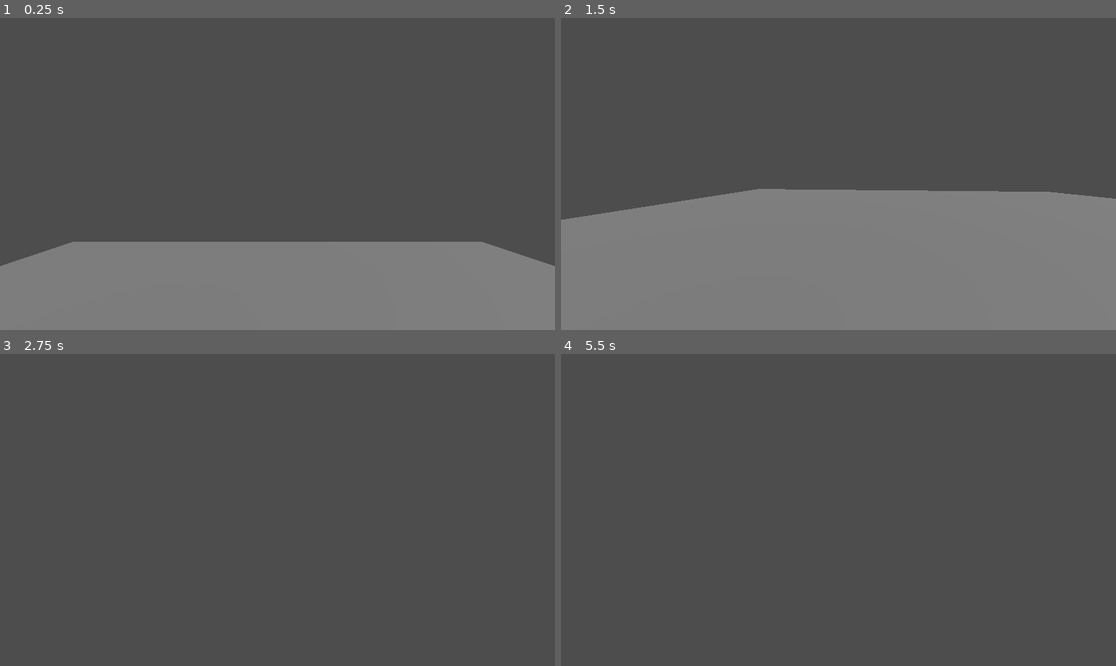
Above: before the commit, frames 1-4 (two rows, left to right).
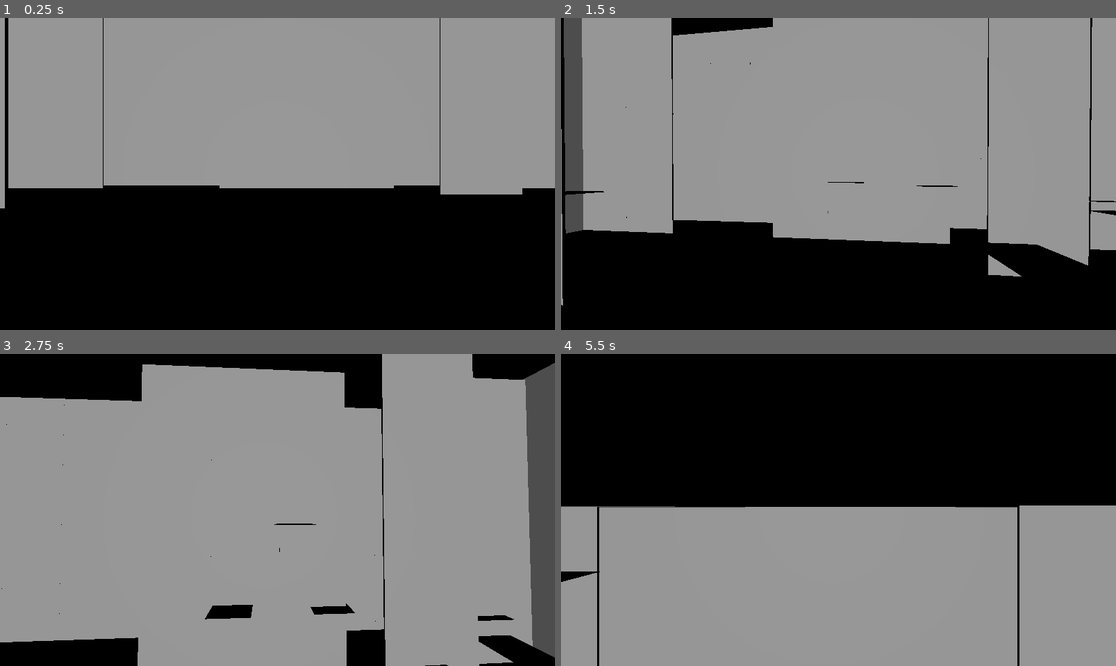
Above: after the commit, the same moments.

Repository: Isabeautiful/density-shift-game
Game: Godot game, scene res://Scenes/Tutorial/TestLevel.tscn
Two runs of this game, one before a commit and one after it. Both use one fixed random seed, a clock stepped at 60 frames per second and the inputs below.
Inputs (mouse positions are in pixels of both pictures, inside the frame that each line leads up to):
- Up to frame 1 (0.25 s): no input
- Up to frame 2 (1.5 s): move the mouse to (866, 174) at 0.52 s; hold D (move_right) 0.53-1.28 s; hold Shift (break_floor) 0.53-1.28 s; tap Space (jump) at 0.77 s; move the mouse to (810, 174) at 1.27 s; hold W (move_back) from 1.28 s (still down); tap S (move_foward) at 1.35 s
- Up to frame 3 (2.75 s): tap Space (jump) at 1.52 s; move the mouse to (288, 503) at 2.02 s; release W (move_back) at 2.03 s; hold D (move_right) from 2.03 s (still down); hold 2 (toggle_heavy) from 2.03 s (still down)
- Up to frame 4 (5.5 s): move the mouse to (832, 516) at 2.77 s; release 2 (toggle_heavy) at 2.78 s; tap 1 (toggle_light) at 2.85 s; tap Space (jump) at 3.02, 3.77, 4.52 s; move the mouse to (877, 513) at 3.52 s; release D (move_right) at 3.53 s; hold Shift (break_floor) 3.53-4.28 s; hold A (move_left) 3.53-5.03 s; move the mouse to (794, 506) at 4.27 s; tap S (move_foward) at 4.35 s; move the mouse to (844, 510) at 5.02 s; hold W (move_back) from 5.03 s (still down); hold 2 (toggle_heavy) from 5.03 s (still down)

The runs differ from the first frame. In frame 1, 100% of the frame differs, in the area x 0-100%, y 0-100%; in frame 2, 91%; in frame 3, 96%; in frame 4, 100%.

Commit message:
cria primeiro andar do labirinto

Diff:
--- a/Scenes/Floor/floor.gd
+++ b/Scenes/Floor/floor.gd
@@ -1,23 +1,18 @@
 extends StaticBody3D
+
 @onready var collision_shape_3d: CollisionShape3D = $CollisionShape3D
 @onready var mesh_instance_3d: MeshInstance3D = $MeshInstance3D
-enum FloorType {rigid_floor,fragile_floor}
 
-@export var Floor_type : FloorType
-
+enum FloorType {rigid_floor, fragile_floor}
+@export var Floor_type : FloorType = FloorType.rigid_floor
 
 func _ready() -> void:
-	var type=""
+	var type = ""
 	if Floor_type == FloorType.rigid_floor:
-		type="rigid_floor"
+		type = "rigid_floor"
 	else:
-		type="fragile_floor"
+		type = "fragile_floor"
 
 	self.add_to_group(type)
 	collision_shape_3d.add_to_group(type)
 	mesh_instance_3d.add_to_group(type)
-
-
-# Called every frame. 'delta' is the elapsed time since the previous frame.
-func _process(delta: float) -> void:
-	pass
--- a/Scenes/Player/Player.gd
+++ b/Scenes/Player/Player.gd
@@ -38,6 +38,11 @@
 	state_machine.process_physics(delta)
 	move_and_slide()
 
+	# Verificar se caiu do mapa
+	if global_position.y < -10:
+		respawn()
+
+
 func _input(event):
 	# Delega o processamento de input para a máquina de estados
 	state_machine.process_input(event)
@@ -52,3 +57,9 @@
 
 func set_mass(new_mass: float) -> void:
 	current_mass = new_mass
+
+func respawn():
+	# Reposicionar o jogador no início, mas não muito alto para não bater no teto
+	global_position = Vector3(0, 2, 0)  # Mais baixo que antes
+	velocity = Vector3.ZERO
+	print("Player respawned!")
--- /dev/null
+++ b/Scenes/TowerFloor/TowerFloor.gd
@@ -0,0 +1,121 @@
+extends Node3D
+
+@export var floor_size: float = 100
+@export var maze_cell_size: float = 10
+@export var wall_height: float = 45
+@export var ceiling_height: float = 45
+@export var complexity: float = 0.3
+@export var fragile_floor_chance: float = 0.2
+
+@onready var wall_scene = preload("res://Scenes/TowerFloor/Wall.tscn")
+@onready var fragile_floor_scene = preload("res://Scenes/Floor/floor.tscn")
+
+func _ready():
+	generate_tower_floor()
+	add_external_walls()
+	generate_maze()
+	generate_floating_floors()
+
+func generate_tower_floor():
+	$MainFloor.transform.origin = Vector3(0, 0, 0)
+	$Ceiling.transform.origin = Vector3(0, ceiling_height, 0)
+
+func add_external_walls():
+	var half_size = floor_size / 2.0
+
+	# Norte
+	create_wall(Vector3(0, wall_height/2, -half_size), Vector3(floor_size, wall_height, 0.5))
+	# Sul
+	create_wall(Vector3(0, wall_height/2, half_size), Vector3(floor_size, wall_height, 0.5))
+	# Leste
+	create_wall(Vector3(-half_size, wall_height/2, 0), Vector3(0.5, wall_height, floor_size))
+	# Oeste
+	create_wall(Vector3(half_size, wall_height/2, 0), Vector3(0.5, wall_height, floor_size))
+
+func generate_maze():
+	var cells_x = int(floor_size / maze_cell_size)
+	var cells_z = int(floor_size / maze_cell_size)
+
+	var maze = []
+	for x in range(cells_x):
+		maze.append([])
+		for z in range(cells_z):
+			var is_wall = x == 0 or x == cells_x-1 or z == 0 or z == cells_z-1 or randf() < complexity
+			maze[x].append(1 if is_wall else 0)
+
+	create_main_paths(maze)
+
+	for x in range(cells_x):
+		for z in range(cells_z):
+			if maze[x][z] == 1:
+				var pos_x = (x * maze_cell_size) - (floor_size / 2) + (maze_cell_size / 2)
+				var pos_z = (z * maze_cell_size) - (floor_size / 2) + (maze_cell_size / 2)
+				create_wall(Vector3(pos_x, wall_height/2, pos_z), Vector3(maze_cell_size, wall_height, 0.2))
+
+func create_main_paths(maze):
+	var cells_x = maze.size()
+	var cells_z = maze[0].size()
+
+	var middle_z = int(cells_z / 2)
+	for x in range(2, cells_x - 2):
+		maze[x][middle_z] = 0
+		if x % 6 == 0 and middle_z > 2 and middle_z < cells_z - 3:
+			for offset in range(-2, 3):
+				maze[x][middle_z + offset] = 0
+
+	var middle_x = int(cells_x / 2)
+	for z in range(2, cells_z - 2):
+		maze[middle_x][z] = 0
+		if z % 8 == 0 and middle_x > 2 and middle_x < cells_x - 3:
+			for offset in range(-2, 3):
+				maze[middle_x + offset][z] = 0
+
+	maze[2][2] = 0
+	maze[cells_x - 3][cells_z - 3] = 0
+
+func create_wall(position: Vector3, size: Vector3):
+	var wall = wall_scene.instantiate()
+	wall.transform.origin = position
+
+	var collision_shape = wall.get_node("CollisionShape3D")
+	var mesh_instance = wall.get_node("MeshInstance3D")
+
+	if collision_shape and collision_shape.shape is BoxShape3D:
+		collision_shape.shape.size = size
+
+	if mesh_instance and mesh_instance.mesh is BoxMesh:
+		mesh_instance.mesh.size = size
+
+	$MazeWalls.add_child(wall)
+
+func generate_floating_floors():
+	var num_floors = int((floor_size * floor_size) / 400)
+
+	for i in range(num_floors):
+		var pos_x = randf_range(-floor_size/2 + 5, floor_size/2 - 5)
+		var pos_z = randf_range(-floor_size/2 + 5, floor_size/2 - 5)
+		var height = randf_range(1, wall_height - 5)
+
+		var floor_instance = fragile_floor_scene.instantiate()
+		floor_instance.transform.origin = Vector3(pos_x, height, pos_z)
+
+		var mesh_instance = floor_instance.get_node("MeshInstance3D")
+		var collision_shape = floor_instance.get_node("CollisionShape3D")
+
+		if mesh_instance and mesh_instance.mesh is PlaneMesh:
+			var mesh_size = Vector2(randf_range(3, 8), randf_range(3, 8))
+			mesh_instance.mesh.size = mesh_size
+
+		if collision_shape and collision_shape.shape is BoxShape3D:
+			collision_shape.shape.size = Vector3(
+				randf_range(3, 8),
+				0.1,
+				randf_range(3, 8)
+			)
+
+		if randf() < fragile_floor_chance:
+			floor_instance.Floor_type = 1
+		else:
+			floor_instance.Floor_type = 0
+
+		$FloatingFloors.add_child(floor_instance)
--- /dev/null
+++ b/Scenes/TowerFloor/TowerFloor.tscn
@@ -0,0 +1,35 @@
+[gd_scene load_steps=4 format=3 uid="uid://cvvnyiqxev7ej"]
+
+[ext_resource type="Script" uid="uid://clm4b68edsqup" path="res://Scenes/TowerFloor/TowerFloor.gd" id="1_script"]
+
+[sub_resource type="BoxShape3D" id="BoxShape3D_floor"]
+size = Vector3(100, 0.1, 100)
+
+[sub_resource type="BoxMesh" id="BoxMesh_floor"]
+size = Vector3(100, 0.1, 100)
+
+[node name="TowerFloor" type="Node3D"]
+script = ExtResource("1_script")
+
+[node name="MainFloor" type="StaticBody3D" parent="."]
+
+[node name="FloorCollision" type="CollisionShape3D" parent="MainFloor"]
+shape = SubResource("BoxShape3D_floor")
+
+[node name="FloorMesh" type="MeshInstance3D" parent="MainFloor"]
+mesh = SubResource("BoxMesh_floor")
+
+[node name="Ceiling" type="StaticBody3D" parent="."]
+transform = Transform3D(1, 0, 0, 0, 0.006310809, 0, 0, 0, 1, 0, 0, 0)
+
+[node name="CeilingCollision" type="CollisionShape3D" parent="Ceiling"]
+transform = Transform3D(1, 0, 0, 0, 1, 0, 0, 0, 1, 0, 45, 0)
+shape = SubResource("BoxShape3D_floor")
+
+[node name="CeilingMesh" type="MeshInstance3D" parent="Ceiling"]
+transform = Transform3D(1, 0, 0, 0, 1, 0, 0, 0, 1, 0, 45, 0)
+mesh = SubResource("BoxMesh_floor")
+
+[node name="MazeWalls" type="Node3D" parent="."]
+
+[node name="FloatingFloors" type="Node3D" parent="."]
--- /dev/null
+++ b/Scenes/TowerFloor/Wall.tscn
@@ -0,0 +1,15 @@
+[gd_scene load_steps=3 format=3 uid="uid://45ybbt6u3xub"]
+
+[sub_resource type="BoxMesh" id="BoxMesh_wall"]
+size = Vector3(1, 5, 0.2)
+
+[sub_resource type="BoxShape3D" id="BoxShape3D_wall"]
+size = Vector3(1, 5, 0.2)
+
+[node name="Wall" type="StaticBody3D"]
+
+[node name="CollisionShape3D" type="CollisionShape3D" parent="."]
+shape = SubResource("BoxShape3D_wall")
+
+[node name="MeshInstance3D" type="MeshInstance3D" parent="."]
+mesh = SubResource("BoxMesh_wall")
--- a/Scenes/Tutorial/TestLevel.tscn
+++ b/Scenes/Tutorial/TestLevel.tscn
@@ -1,29 +1,14 @@
-[gd_scene load_steps=5 format=3 uid="uid://dm0igfehih7gq"]
+[gd_scene load_steps=2 format=3 uid="uid://dm0igfehih7gq"]
 
 [ext_resource type="PackedScene" uid="uid://b1n85n6q7xwuv" path="res://Scenes/Player/Player.tscn" id="1"]
-[ext_resource type="PackedScene" uid="uid://boh1chc0c1iog" path="res://Scenes/Floor/floor.tscn" id="2_t0uvp"]
-
-[sub_resource type="BoxShape3D" id="BoxShape3D_1"]
-size = Vector3(20, 0.1, 20)
-
-[sub_resource type="BoxMesh" id="BoxMesh_1"]
-size = Vector3(20, 0.1, 20)
+[ext_resource type="PackedScene" path="res://Scenes/TowerFloor/TowerFloor.tscn" id="2_tower"]
 
 [node name="TestLevel" type="Node3D"]
 
-[node name="DirectionalLight3D" type="DirectionalLight3D" parent="."]
-transform = Transform3D(0.70710677, -0.49999997, 0.49999997, 0, 0.70710677, 0.70710677, -0.70710677, -0.49999997, 0.49999997, 0, 10, 0)
+[node name="TowerFloor" parent="." instance=ExtResource("2_tower")]
 
-[node name="Floor" type="StaticBody3D" parent="."]
+[node name="MainLight" type="DirectionalLight3D" parent="."]
 
-[node name="CollisionShape3D" type="CollisionShape3D" parent="Floor"]
-shape = SubResource("BoxShape3D_1")
-
-[node name="MeshInstance3D" type="MeshInstance3D" parent="Floor"]
-mesh = SubResource("BoxMesh_1")
+[node name="AmbientLight" type="OmniLight3D" parent="."]
 
 [node name="Player" parent="." instance=ExtResource("1")]
-transform = Transform3D(1, 0, 0, 0, 1, 0, 0, 0, 1, 0, 2, 0)
-
-[node name="Floor2" parent="." instance=ExtResource("2_t0uvp")]
-transform = Transform3D(1, 0, 0, 0, 1, 0, 0, 0, 1, 0, 7.4848804, -4.5258827)
Not shown: 1 places in Scenes/Floor/floor.tscn that only renumber resources
Not shown, added: Scenes/TowerFloor/TowerFloor.gd.uid
